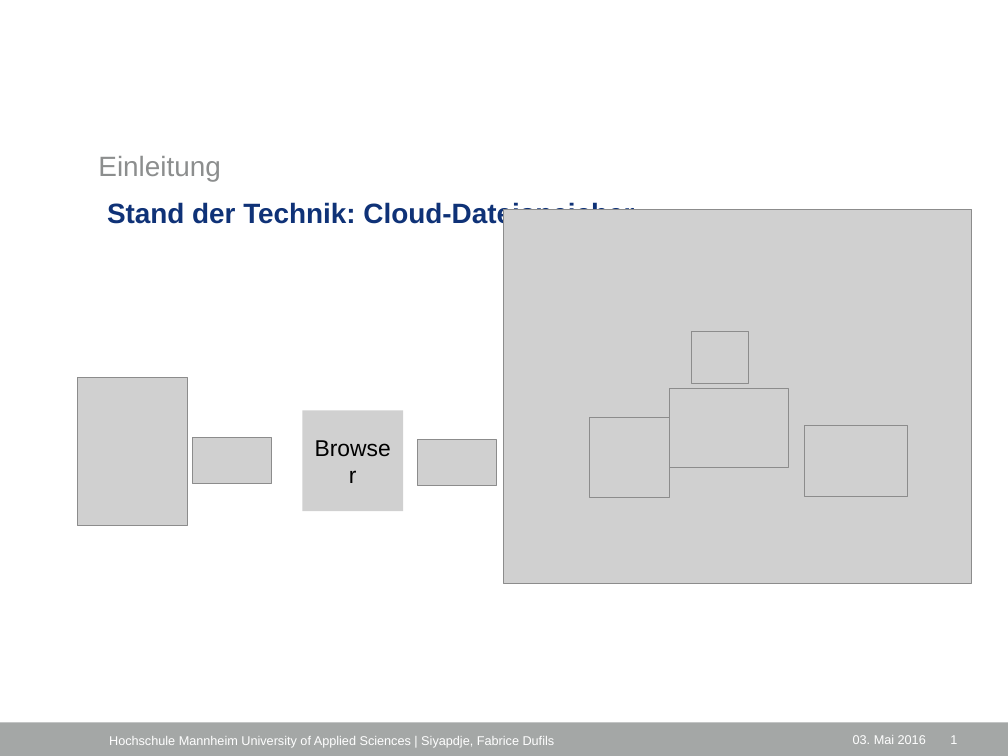
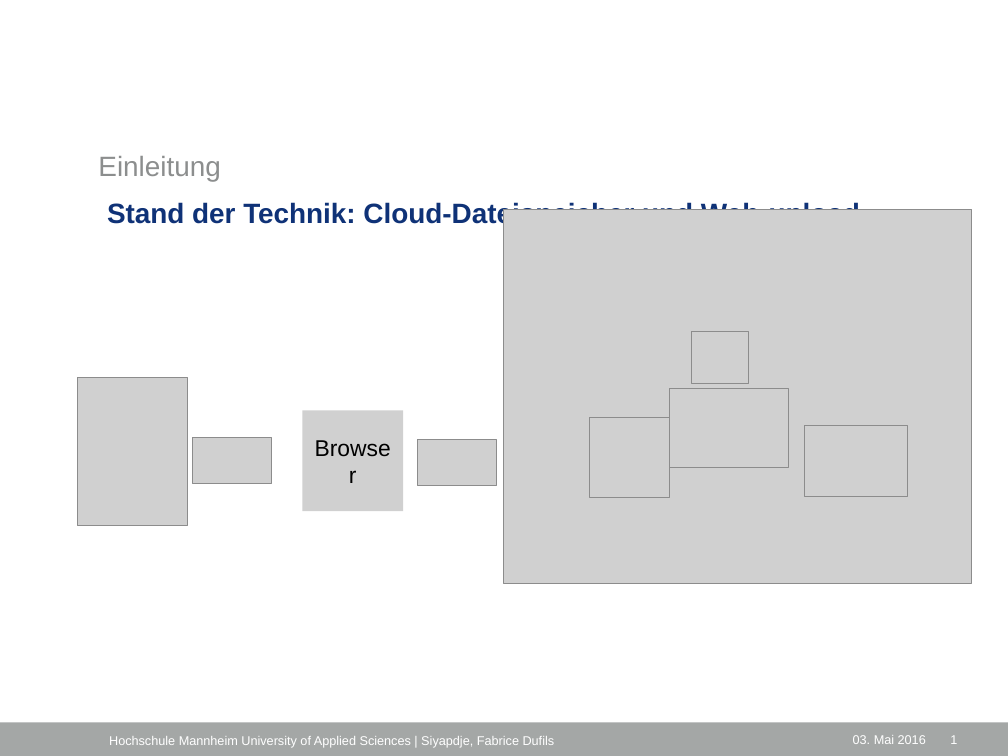
Before and after one commit to fab-du/documentations, a slide deck: slide 4 of vortrag/Untitled 1.odp. Drawn at 1008x756 pixels with LibreOffice and Linux fonts; fonts in the diff are those of the drawing; grey boxes stand for pictures; background and template pictures are left out. Boxes give left, top, right and bottom in pixels: in the first picture for what was removed or moved away, otherwise in the second. Text is boxed around its words. In the diff, an @@ line names an element or a change of style, - is before the commit and + after.

```diff
--- a/vortrag/Untitled 1.odp
+++ b/vortrag/Untitled 1.odp
@@ title at (107,201,860,228): text changed @@
-Stand der Technik: Cloud-Dateispeicher
+Stand der Technik: Cloud-Dateispeicher und Web-upload
```
Also in this commit, not shown: 4 other slides changed, 10 slides added, 3 other files.
